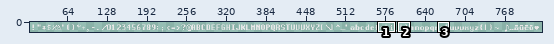
Pixel-art file -- dynami-tracer-gen/src/main/resources/images/vwf/font.aseprite. Above, an overview of the earlier version with the close-up marked.
Close-up. As it was:
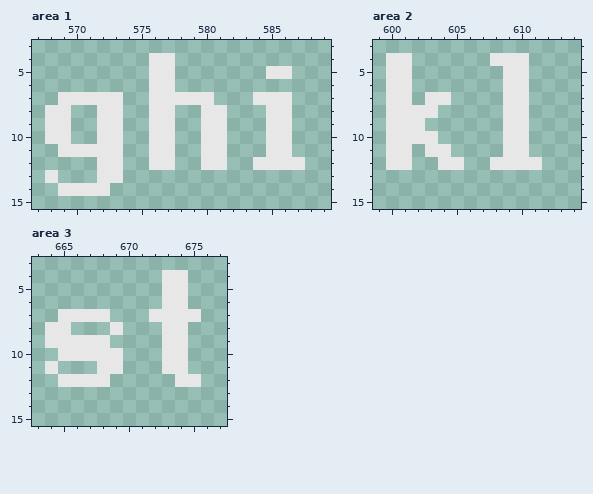
824x16 pixels, 1 frame. Shown: area 1: x 567..589, y 3..15; area 2: x 599..614, y 3..15; area 3: x 663..677, y 3..15. The old version is drawn lined up with the new one, on the new canvas. The wide view leaves out empty margins. The commit also changed other parts of the picture, which this record leaves out.
The same view after the edit:
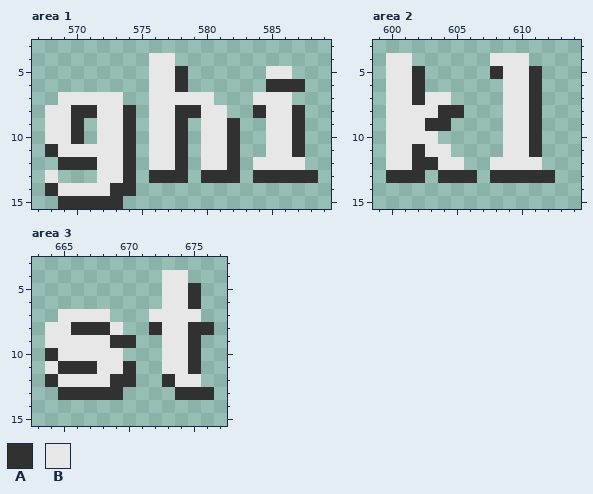
Palette (. is transparent): A #313131  B #e7e7e7
Changes in this commit:
canvas 824x16 -> 832x16
Area 1:
y 5: x 578 . -> A
y 6: x 578 . -> A; x 585..587 ... -> AAA
y 8: x 570..571 .. -> AA; x 574 . -> A; x 578..579 .. -> AA; x 584 . -> A; x 587 . -> A
y 9..10: x 570 . -> A; x 574 . -> A; x 578 . -> A; x 582 . -> A; x 587 . -> A
y 11: x 568 . -> A; x 574 . -> A; x 578 . -> A; x 582 . -> A; x 587 . -> A
y 12: x 569..571 ... -> AAA; x 574 . -> A; x 578 . -> A; x 582 . -> A
y 13: x 574 . -> A; x 576..578 ... -> AAA; x 580..582 ... -> AAA; x 584..588 ..... -> AAAAA
y 14: x 568 . -> A; x 573..574 .. -> AA
y 15: x 569..573 ..... -> AAAAA
Area 2:
y 5: x 602 . -> A; x 608 . -> A; x 611 . -> A
y 6..7: x 602 . -> A; x 611 . -> A
y 8: x 604..605 .. -> AA; x 611 . -> A
y 9: x 603..604 .. -> AA; x 611 . -> A
y 10: x 611 . -> A
y 11: x 602 . -> A; x 611 . -> A
y 12: x 602..603 .. -> AA
y 13: x 600..602 ... -> AAA; x 604..606 ... -> AAA; x 608..612 ..... -> AAAAA
Area 3:
y 5..6: x 675 . -> A
y 8: x 666..668 ... -> AAA; x 672 . -> A; x 675..676 .. -> AA
y 9: x 669..670 .. -> AA; x 675 . -> A
y 10: x 664 . -> A; x 675 . -> A
y 11: x 665..667 ... -> AAA; x 670 . -> A; x 675 . -> A
y 12: x 664 . -> A; x 669..670 .. -> AA; x 673 . -> A
y 13: x 665..669 ..... -> AAAAA; x 674..676 ... -> AAA
Boxes around the changes in both close-ups, in picture pixels (x1, y1, x2, y2):
added: (45, 66, 318, 209)
added: (386, 66, 555, 183)
added: (45, 283, 214, 400)
